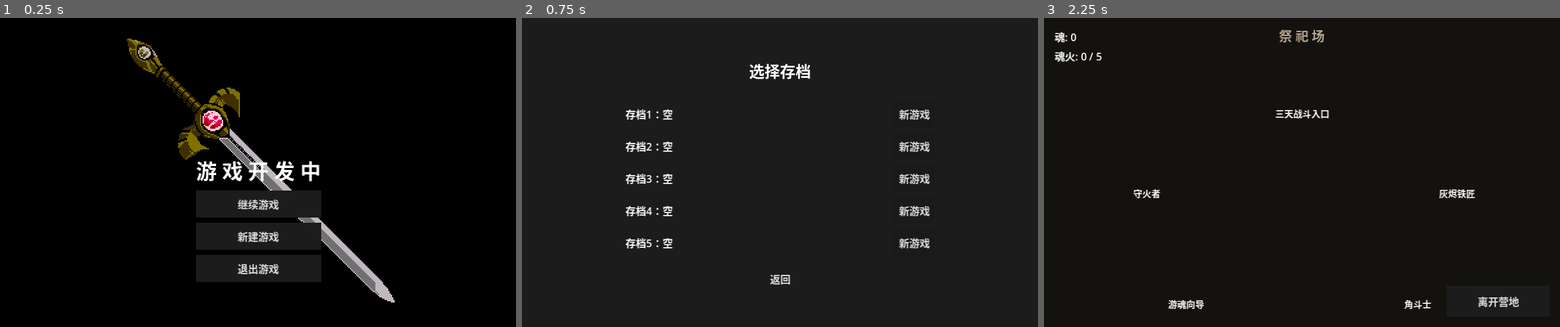
Above: before the commit, frames 1-3 (left to right).
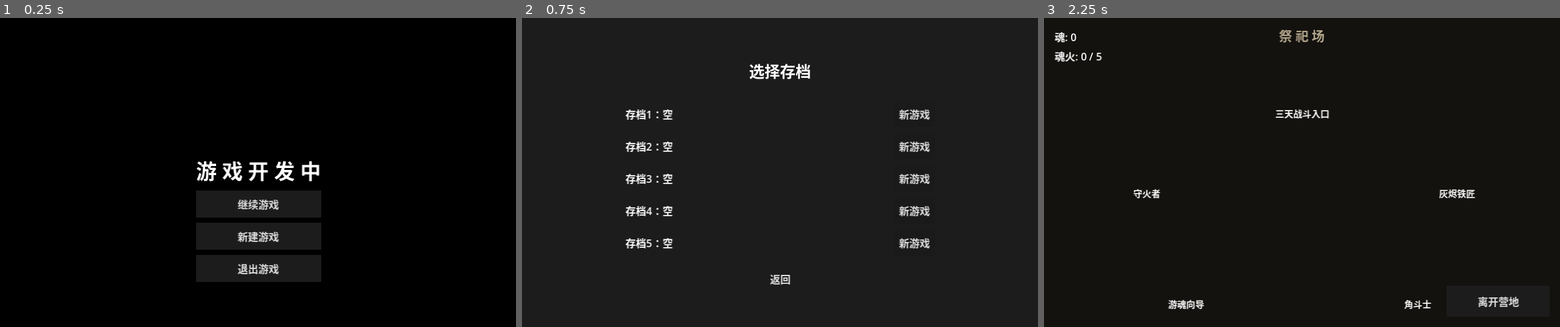
Above: after the commit, the same moments.

Repository: ZhuXilin/Dev_Project_260730
Game: Godot game, scene res://content/scenes/ui/MainMenu.tscn
Same seed, same stepped clock (60 frames per second), same inputs: the game is played once before the commit and once after it. Sound files missing from this copy of the repository are replaced by a short silence.
Inputs:
- Up to frame 1 (0.25 s): no input
- Up to frame 2 (0.75 s): click "继续游戏" at 0.5 s
- Up to frame 3 (2.25 s): click "返回" at 1.25 s; click "新建游戏" at 2 s

The runs differ from the first frame. In frame 1, 3.2% of the frame differs, in the area x 24-77%, y 6-93%; in frame 2, nothing differs; in frame 3, nothing differs.

Commit message:
Bug fixed

Diff:
--- a/content/scenes/ui/MainMenu.tscn
+++ b/content/scenes/ui/MainMenu.tscn
@@ -23,6 +23,7 @@
 color = Color(0, 0, 0, 1)
 
 [node name="BackgroundTexture" type="TextureRect" parent="." unique_id=660272735]
+visible = false
 layout_mode = 1
 anchors_preset = 8
 anchor_left = 0.5
--- a/function/script/RelicSelectUI.gd
+++ b/function/script/RelicSelectUI.gd
@@ -141,9 +141,9 @@
 			btn.text = "（精炼）"
 			btn.disabled = true
 		elif p is Dictionary and p.get("type", "") == "aura":
-			# ★ 光环槽：不可被遗物替换
 			var aid : String = p.get("aura_id", "")
-			btn.text = "◆ " + AuraManager.get_display_name(aid)
+			btn.text = "✦ " + AuraManager.get_display_name(aid)   # ◆ → ✦，和 HUD 统一
+			btn.tooltip_text = "光环占用此槽（去 FORGE 的光环 tab 卸下）"
 			btn.disabled = true
 		else:
 			btn.text = "空"
--- a/function/script/equipmentconfig/EquipmentConfig.gd
+++ b/function/script/equipmentconfig/EquipmentConfig.gd
@@ -509,7 +509,7 @@
 
 
 # ============================================================
-#  ★ v4.2：光环面板
+#  光环面板
 # ============================================================
 func _build_aura_panel():
 	_clear_container(shop_container)
@@ -525,44 +525,41 @@
 
 	var unlocked : Array = GameState.unlocked_auras.duplicate()
 	var equipped : Array = GameState.get_auras_from_passives()
-	var candidates : Array = []
-	for aid in unlocked:
-		if aid not in equipped:
-			candidates.append(aid)
-
 	var cur_sf : int = SoulFireManager.current
 	var cap : int = SoulFireManager.get_max_carried()
 	var empty_slot : int = _get_first_empty_passive_slot()
 
 	var info := Label.new()
-	info.text = "已解锁 %d / 候选 %d / 魂火 %d/%d" % [
-		unlocked.size(), candidates.size(), cur_sf, cap
+	info.text = "已解锁 %d / 已装备 %d / 魂火 %d/%d" % [
+		unlocked.size(), equipped.size(), cur_sf, cap
 	]
 	info.add_theme_font_size_override("font_size", 7)
 	info.horizontal_alignment = HORIZONTAL_ALIGNMENT_CENTER
 	shop_container.add_child(info)
 
+	if unlocked.is_empty():
+		var hint0 := Label.new()
+		hint0.text = "暂无解锁光环\n（在灰烬铁匠处研究以解锁）"
+		hint0.add_theme_font_size_override("font_size", 7)
+		hint0.horizontal_alignment = HORIZONTAL_ALIGNMENT_CENTER
+		hint0.modulate = Color(0.6, 0.6, 0.6)
+		hint0.autowrap_mode = TextServer.AUTOWRAP_WORD_SMART
+		shop_container.add_child(hint0)
+		return
+
 	if empty_slot < 0:
 		var warn := Label.new()
-		warn.text = "被动槽已满（%d/%d），请先卸下一个" % [MAX_PASSIVE_SLOTS, MAX_PASSIVE_SLOTS]
+		warn.text = "被动槽已满（%d/%d），卸下一个后可以再购买" % [MAX_PASSIVE_SLOTS, MAX_PASSIVE_SLOTS]
 		warn.add_theme_font_size_override("font_size", 7)
 		warn.horizontal_alignment = HORIZONTAL_ALIGNMENT_CENTER
 		warn.modulate = Color(1.0, 0.6, 0.6)
+		warn.autowrap_mode = TextServer.AUTOWRAP_WORD_SMART
 		shop_container.add_child(warn)
-		return
-
-	if candidates.is_empty():
-		var hint := Label.new()
-		hint.text = "暂无未装备的光环\n（在灰烬铁匠处研究以解锁新光环）"
-		hint.add_theme_font_size_override("font_size", 7)
-		hint.horizontal_alignment = HORIZONTAL_ALIGNMENT_CENTER
-		hint.modulate = Color(0.6, 0.6, 0.6)
-		hint.autowrap_mode = TextServer.AUTOWRAP_WORD_SMART
-		shop_container.add_child(hint)
-		return
-
-	for aid in candidates:
-		shop_container.add_child(_make_aura_row(aid, empty_slot))
+
+	# ★ 显示所有已解锁光环：已装备的显示"卸下"，未装备的显示"购买"
+	for aid in unlocked:
+		var is_equipped : bool = aid in equipped
+		shop_container.add_child(_make_aura_row(aid, empty_slot, is_equipped))
 
 
 func _get_first_empty_passive_slot() -> int:
@@ -573,7 +570,7 @@
 	return -1
 
 
-func _make_aura_row(aid : String, _target_slot : int) -> HBoxContainer:
+func _make_aura_row(aid : String, empty_slot : int, is_equipped : bool) -> HBoxContainer:
 	var row := HBoxContainer.new()
 	row.add_theme_constant_override("separation", 6)
 
@@ -587,6 +584,8 @@
 	name_lb.add_theme_font_size_override("font_size", 8)
 	name_lb.custom_minimum_size = Vector2(90, 0)
 	name_lb.clip_text = true
+	if is_equipped:
+		name_lb.modulate = Color(0.7, 1.0, 0.7)
 	row.add_child(name_lb)
 
 	var desc_lb := Label.new()
@@ -596,15 +595,33 @@
 	desc_lb.autowrap_mode = TextServer.AUTOWRAP_WORD_SMART
 	row.add_child(desc_lb)
 
-	var buy_btn := Button.new()
-	buy_btn.text = "购买 %d◆" % buy_cost
-	buy_btn.add_theme_font_size_override("font_size", 7)
-	buy_btn.custom_minimum_size = Vector2(70, 20)
-	var can_buy : bool = SoulFireManager.current >= buy_cost
-	buy_btn.disabled = not can_buy
-	if can_buy:
-		buy_btn.pressed.connect(_on_buy_aura.bind(aid, buy_cost))
-	row.add_child(buy_btn)
+	if is_equipped:
+		# ★ 已装备 → 显示"卸下"
+		var tag_lb := Label.new()
+		tag_lb.text = "✦ 已装备"
+		tag_lb.add_theme_font_size_override("font_size", 6)
+		tag_lb.modulate = Color(0.7, 1.0, 0.7)
+		tag_lb.custom_minimum_size = Vector2(50, 0)
+		tag_lb.horizontal_alignment = HORIZONTAL_ALIGNMENT_CENTER
+		row.add_child(tag_lb)
+
+		var unequip_btn := Button.new()
+		unequip_btn.text = "卸下"
+		unequip_btn.add_theme_font_size_override("font_size", 7)
+		unequip_btn.custom_minimum_size = Vector2(70, 20)
+		unequip_btn.pressed.connect(_on_unequip_aura.bind(aid))
+		row.add_child(unequip_btn)
+	else:
+		# 未装备 → 显示"购买"
+		var buy_btn := Button.new()
+		buy_btn.text = "购买 %d◆" % buy_cost
+		buy_btn.add_theme_font_size_override("font_size", 7)
+		buy_btn.custom_minimum_size = Vector2(70, 20)
+		var can_buy : bool = SoulFireManager.current >= buy_cost and empty_slot >= 0
+		buy_btn.disabled = not can_buy
+		if can_buy:
+			buy_btn.pressed.connect(_on_buy_aura.bind(aid, buy_cost))
+		row.add_child(buy_btn)
 	return row
 
 
@@ -620,6 +637,24 @@
 	_update_gold_display()
 	_schedule_build_ui()
 	_show_detail_in_zone("已购买光环：%s" % AuraManager.get_display_name(aid))
+
+
+func _on_unequip_aura(aid : String):
+	# 找到这个光环在哪个槽位，清空它
+	var passives : Array = _context.get_passives()
+	var found_idx : int = -1
+	for i in range(passives.size()):
+		var p : Variant = passives[i]
+		if p is Dictionary and p.get("type", "") == "aura" and p.get("aura_id", "") == aid:
+			found_idx = i
+			break
+	if found_idx < 0:
+		return
+	_context.remove_passive_at_slot(found_idx)
+	SoundManager.play_cancel_sound()
+	_sync_all()
+	_schedule_build_ui()
+	_show_detail_in_zone("已卸下光环：%s\n（不返还魂火，可再次购买）" % AuraManager.get_display_name(aid))
 
 
 # ============================================================
--- a/function/tool/editor/DataValidator.gd
+++ b/function/tool/editor/DataValidator.gd
@@ -400,6 +400,12 @@
 		var tag : String = str(ad.get("tag", ""))
 		if tag != "" and tag not in VALID_SET_TAGS:
 			_warn(fname, "%s.tag" % aid, "未知标签: %s" % tag)
+		# ★ 加一段
+		var bc : int = int(ad.get("buy_cost", 0))
+		if bc <= 0:
+			_warn(fname, "%s.buy_cost" % aid, "缺少有效的购买价格 buy_cost（应为 4-8）")
+		elif bc < 4 or bc > 8:
+			_warn(fname, "%s.buy_cost" % aid, "购买价格 %d 超出建议范围（4-8）" % bc)
 
 
 # ============================================================
